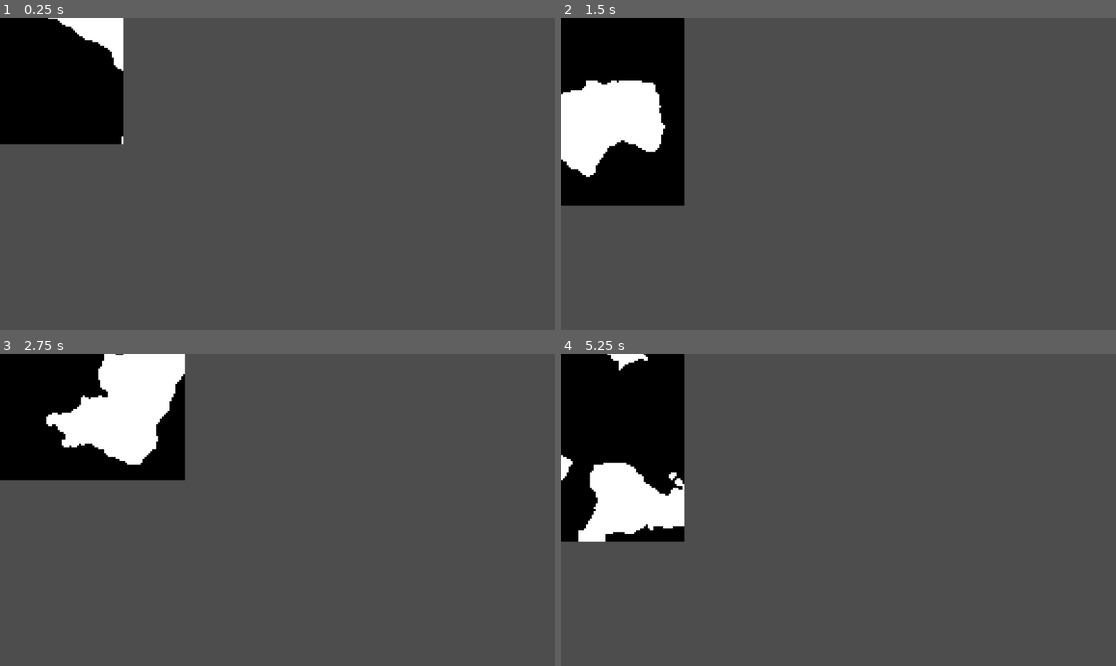
Above: before the commit, frames 1-4 (two rows, left to right).
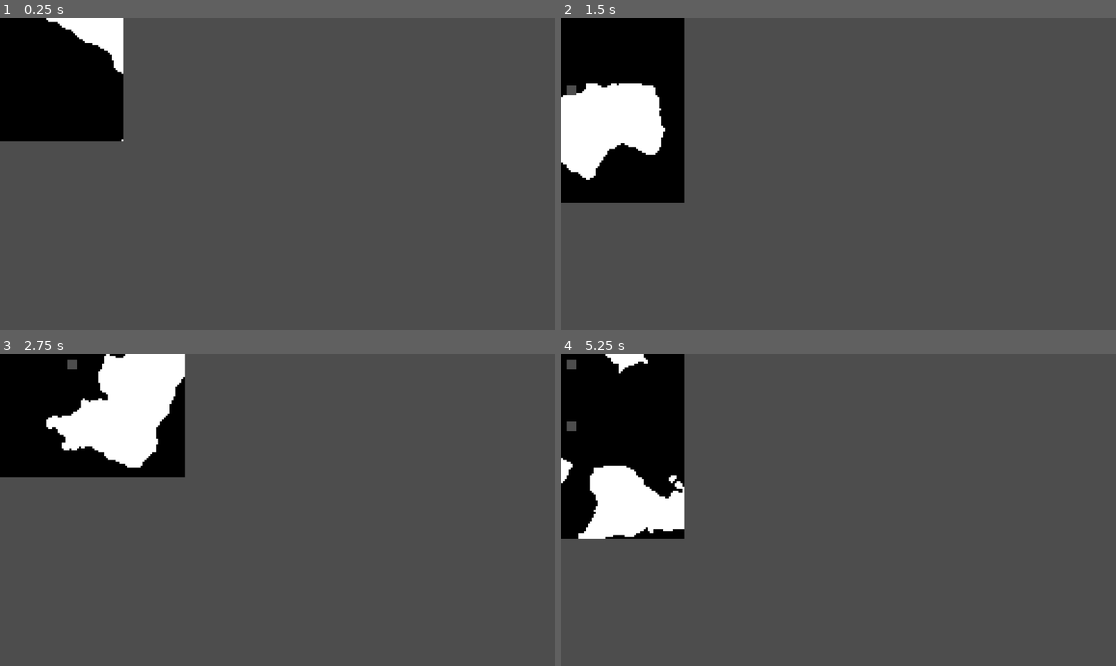
Above: after the commit, the same moments.

Repository: NikhilsaiT/Caved-In
Game: Godot game, scene res://src/world.tscn
The game is run twice, just before and just after one commit, with the same random seed, the same clock (stepped at 60 frames per second) and the same inputs.
Inputs:
- Up to frame 1 (0.25 s): no input
- Up to frame 2 (1.5 s): tap Enter at 0.5 s; hold Right (right) 0.53-1.28 s; hold E (edit_tile, bound only after the commit) 0.53-1.28 s; tap Tab (reset) at 1.25 s; hold Down (down) from 1.28 s (still down); tap E (edit_tile, bound only after the commit) at 1.35 s
- Up to frame 3 (2.75 s): tap Tab (reset) at 2 s; release Down (down) at 2.03 s; hold Right (right) from 2.03 s (still down); hold E (edit_tile, bound only after the commit) from 2.03 s (still down)
- Up to frame 4 (5.25 s): tap Tab (reset) at 2.75, 3.5, 4.25 s; release Right (right) at 2.78 s; release E (edit_tile, bound only after the commit) at 2.78 s; hold Up (up) 2.78-3.53 s; tap E (edit_tile, bound only after the commit) at 2.85, 4.35 s; hold E (edit_tile, bound only after the commit) 3.53-4.28 s; hold Left (left) 3.53-5.03 s; hold Down (down) from 5.03 s (still down); hold E (edit_tile, bound only after the commit) from 5.03 s (still down)

The runs differ from the first frame. In frame 1, 0.4% of the frame differs, in the area x 0-23%, y 0-41%; in frame 2, 0.7%; in frame 3, 0.9%, in the area x 0-34%, y 0-41%; in frame 4, 0.9%.

Commit message:
Tile Chunk Saving
Added a thing so that you can save tile chunk edits using dictionaries. E to edit tile.

Diff:
--- a/project.godot
+++ b/project.godot
@@ -42,3 +42,8 @@
 "events": [Object(InputEventKey,"resource_local_to_scene":false,"resource_name":"","device":-1,"window_id":0,"alt_press …(195 unchanged characters)…
 ]
 }
+edit_tile={
+"deadzone": 0.2,
+"events": [Object(InputEventKey,"resource_local_to_scene":false,"resource_name":"","device":-1,"window_id":0,"alt_pressed":false,"shift_pressed":false,"ctrl_pressed":false,"meta_pressed":false,"pressed":false,"keycode":0,"physical_keycode":69,"key_label":0,"unicode":101,"location":0,"echo":false,"script":null)
+]
+}
--- a/src/tile_map.gd
+++ b/src/tile_map.gd
@@ -3,19 +3,17 @@
 const CHUNK_SIZE := 32
 const VIEW_DISTANCE := 1
 
-
 var fnl := FastNoiseLite.new()
-
 
 var current_chunk := Vector2(0, 0)
 var loaded_chunks := {}
+var chunk_data := {}
 
 func _ready() -> void:
 	randomize()
 	fnl.seed = randi()
 	fnl.noise_type = FastNoiseLite.TYPE_SIMPLEX_SMOOTH
 	load_visible_chunks()
-
 
 func _input(event: InputEvent) -> void:
 	var moved := false
@@ -33,10 +31,23 @@
 		moved = true
 	elif event.is_action_pressed("reset"):
 		get_tree().reload_current_scene()
+	elif event.is_action_pressed("edit_tile"):
+		set_custom_tile(Vector2i(current_chunk.x * CHUNK_SIZE + 5, current_chunk.y * CHUNK_SIZE + 5), Vector2(200, 12))
 
 	if moved:
 		unload_far_chunks()
 		load_visible_chunks()
+
+func set_custom_tile(center_pos: Vector2i, tile_atlas_pos: Vector2 = Vector2(0, 0)):
+	var chunk_pos = Vector2(floor(center_pos.x / CHUNK_SIZE), floor(center_pos.y / CHUNK_SIZE))
+	if not chunk_data.has(chunk_pos):
+		chunk_data[chunk_pos] = {}
+
+	for dx in range(-2, 3):
+		for dy in range(-2, 3):
+			var pos = center_pos + Vector2i(dx, dy)
+			chunk_data[chunk_pos][pos] = tile_atlas_pos
+			set_cell(0, pos, 0, tile_atlas_pos)
 
 
 func generate_chunk(chunk_pos: Vector2):
@@ -47,19 +58,25 @@
 		for y in CHUNK_SIZE:
 			var world_x = int(chunk_pos.x * CHUNK_SIZE + x)
 			var world_y = int(chunk_pos.y * CHUNK_SIZE + y)
-			var noiseVal = fnl.get_noise_2d(world_x, world_y)
-			var tile = Vector2(61, 12) if noiseVal < 0.14 else Vector2(158, 12)
-			set_cell(0, Vector2i(world_x, world_y), 0, tile)
+			var world_pos = Vector2i(world_x, world_y)
+
+
+			var tile = null
+			if chunk_data.has(chunk_pos) and chunk_data[chunk_pos].has(world_pos):
+				tile = chunk_data[chunk_pos][world_pos]
+			else:
+				var noiseVal = fnl.get_noise_2d(world_x, world_y)
+				tile = Vector2(61, 12) if noiseVal < 0.14 else Vector2(158, 12)
+
+			set_cell(0, world_pos, 0, tile)
 
 	loaded_chunks[chunk_pos] = true
-
 
 func load_visible_chunks():
 	for dx in range(-VIEW_DISTANCE, VIEW_DISTANCE + 1):
 		for dy in range(-VIEW_DISTANCE, VIEW_DISTANCE + 1):
 			var chunk_pos = current_chunk + Vector2(dx, dy)
 			generate_chunk(chunk_pos)
-
 
 func unload_far_chunks():
 	var chunks_to_unload := []
--- a/src/world.tscn
+++ b/src/world.tscn
@@ -1,17 +1,305 @@
-[gd_scene load_steps=5 format=3 uid="uid://dbpa3qy5opwhf"]
+[gd_scene load_steps=7 format=3 uid="uid://dbpa3qy5opwhf"]
 
 [ext_resource type="Texture2D" uid="uid://cvjkg3jhlikep" path="res://black-and-white-1.webp" id="1_xlegt"]
 [ext_resource type="Script" uid="uid://dnjnv6ydcje85" path="res://src/tile_map.gd" id="2_0qwtu"]
+[ext_resource type="Texture2D" uid="uid://cegpr6fsl8m2r" path="res://pixil-frame-0_7.webp" id="2_t101k"]
 
 [sub_resource type="TileSetAtlasSource" id="TileSetAtlasSource_t101k"]
 texture = ExtResource("1_xlegt")
-texture_region_size = Vector2i(4, 16)
+texture_region_size = Vector2i(4, 4)
 61:12/0 = 0
 158:12/0 = 0
 
+[sub_resource type="TileSetAtlasSource" id="TileSetAtlasSource_36ipd"]
+texture = ExtResource("2_t101k")
+texture_region_size = Vector2i(8, 8)
+132:62/0 = 0
+10:10/size_in_atlas = Vector2i(10, 10)
+10:10/0 = 0
+10:10/0/terrain_set = 0
+10:10/0/terrain = 2
+0:0/size_in_atlas = Vector2i(10, 10)
+0:0/0 = 0
+0:0/0/terrain_set = 0
+0:0/0/terrain = 2
+0:0/0/terrains_peering_bit/right_side = 2
+0:0/0/terrains_peering_bit/bottom_side = 2
+0:10/size_in_atlas = Vector2i(10, 10)
+0:10/0 = 0
+0:10/0/terrain_set = 0
+0:10/0/terrain = 2
+0:10/0/terrains_peering_bit/bottom_side = 2
+0:10/0/terrains_peering_bit/top_side = 2
+0:20/size_in_atlas = Vector2i(10, 10)
+0:20/0 = 0
+0:20/0/terrain_set = 0
+0:20/0/terrain = 2
+0:20/0/terrains_peering_bit/right_side = 2
+0:20/0/terrains_peering_bit/top_side = 2
+10:20/size_in_atlas = Vector2i(10, 10)
+10:20/0 = 0
+10:20/0/terrain_set = 0
+10:20/0/terrain = 2
+10:20/0/terrains_peering_bit/right_side = 2
+10:20/0/terrains_peering_bit/left_side = 2
+10:0/size_in_atlas = Vector2i(10, 10)
+10:0/0 = 0
+10:0/0/terrain_set = 0
+10:0/0/terrain = 2
+10:0/0/terrains_peering_bit/right_side = 2
+10:0/0/terrains_peering_bit/left_side = 2
+20:0/size_in_atlas = Vector2i(10, 10)
+20:0/0 = 0
+20:0/0/terrain_set = 0
+20:0/0/terrain = 2
+20:0/0/terrains_peering_bit/bottom_side = 2
+20:0/0/terrains_peering_bit/left_side = 2
+20:10/size_in_atlas = Vector2i(10, 10)
+20:10/0 = 0
+20:10/0/terrain_set = 0
+20:10/0/terrain = 2
+20:10/0/terrains_peering_bit/bottom_side = 2
+20:10/0/terrains_peering_bit/top_side = 2
+20:20/size_in_atlas = Vector2i(10, 10)
+20:20/0 = 0
+20:20/0/terrain_set = 0
+20:20/0/terrain = 2
+20:20/0/terrains_peering_bit/left_side = 2
+20:20/0/terrains_peering_bit/top_side = 2
+0:30/size_in_atlas = Vector2i(10, 10)
+0:30/0 = 0
+0:30/0/terrain_set = 0
+0:30/0/terrain = 2
+0:30/0/terrains_peering_bit/right_side = 2
+10:30/size_in_atlas = Vector2i(10, 10)
+10:30/0 = 0
+10:30/0/terrain_set = 0
+10:30/0/terrain = 2
+10:30/0/terrains_peering_bit/right_side = 2
+10:30/0/terrains_peering_bit/left_side = 2
+20:30/size_in_atlas = Vector2i(10, 10)
+20:30/0 = 0
+20:30/0/terrain_set = 0
+20:30/0/terrain = 2
+20:30/0/terrains_peering_bit/left_side = 2
+50:50/size_in_atlas = Vector2i(10, 10)
+50:50/0 = 0
+50:50/0/terrain_set = 0
+50:50/0/terrain = 1
+40:60/size_in_atlas = Vector2i(10, 10)
+40:60/0 = 0
+40:60/0/terrain_set = 0
+40:60/0/terrain = 0
+60:60/size_in_atlas = Vector2i(10, 10)
+60:60/0 = 0
+60:60/0/terrain_set = 0
+60:60/0/terrain = 0
+50:60/size_in_atlas = Vector2i(10, 10)
+50:60/0 = 0
+40:50/size_in_atlas = Vector2i(10, 10)
+40:50/0 = 0
+60:50/size_in_atlas = Vector2i(10, 10)
+60:50/0 = 0
+40:40/size_in_atlas = Vector2i(10, 10)
+40:40/0 = 0
+50:40/size_in_atlas = Vector2i(10, 10)
+50:40/0 = 0
+60:40/size_in_atlas = Vector2i(10, 10)
+60:40/0 = 0
+30:40/size_in_atlas = Vector2i(10, 10)
+30:40/0 = 0
+30:40/0/terrain_set = 0
+30:40/0/terrain = 2
+30:40/0/terrains_peering_bit/bottom_side = 2
+30:50/size_in_atlas = Vector2i(10, 10)
+30:50/0 = 0
+30:50/0/terrain_set = 0
+30:50/0/terrain = 2
+30:50/0/terrains_peering_bit/bottom_side = 2
+30:50/0/terrains_peering_bit/top_side = 2
+30:60/size_in_atlas = Vector2i(10, 10)
+30:60/0 = 0
+30:60/0/terrain_set = 0
+30:60/0/terrain = 2
+30:60/0/terrains_peering_bit/top_side = 2
+20:40/size_in_atlas = Vector2i(10, 10)
+20:40/0 = 0
+20:50/size_in_atlas = Vector2i(10, 10)
+20:50/0 = 0
+20:60/size_in_atlas = Vector2i(10, 10)
+20:60/0 = 0
+10:40/size_in_atlas = Vector2i(10, 10)
+10:40/0 = 0
+10:50/size_in_atlas = Vector2i(10, 10)
+10:50/0 = 0
+10:60/size_in_atlas = Vector2i(10, 10)
+10:60/0 = 0
+0:60/size_in_atlas = Vector2i(10, 10)
+0:60/0 = 0
+0:50/size_in_atlas = Vector2i(10, 10)
+0:50/0 = 0
+0:40/size_in_atlas = Vector2i(10, 10)
+0:40/0 = 0
+40:30/size_in_atlas = Vector2i(10, 10)
+40:30/0 = 0
+40:30/0/terrain_set = 0
+40:30/0/terrain = 2
+40:30/0/terrains_peering_bit/right_side = 2
+40:30/0/terrains_peering_bit/left_side = 2
+40:30/0/terrains_peering_bit/top_left_corner = 2
+40:30/0/terrains_peering_bit/top_side = 2
+40:30/0/terrains_peering_bit/top_right_corner = 2
+50:30/size_in_atlas = Vector2i(10, 10)
+50:30/0 = 0
+50:30/0/terrain_set = 0
+50:30/0/terrain = 2
+50:30/0/terrains_peering_bit/right_side = 2
+50:30/0/terrains_peering_bit/left_side = 2
+50:30/0/terrains_peering_bit/top_left_corner = 2
+50:30/0/terrains_peering_bit/top_side = 2
+50:30/0/terrains_peering_bit/top_right_corner = 2
+60:30/size_in_atlas = Vector2i(10, 10)
+60:30/0 = 0
+60:30/0/terrain_set = 0
+60:30/0/terrain = 2
+60:30/0/terrains_peering_bit/left_side = 2
+60:30/0/terrains_peering_bit/top_left_corner = 2
+60:30/0/terrains_peering_bit/top_side = 2
+30:20/size_in_atlas = Vector2i(10, 10)
+30:20/0 = 0
+30:20/0/terrain_set = 0
+30:20/0/terrain = 2
+30:20/0/terrains_peering_bit/right_side = 2
+30:20/0/terrains_peering_bit/bottom_right_corner = 2
+30:20/0/terrains_peering_bit/bottom_side = 2
+30:20/0/terrains_peering_bit/top_side = 2
+30:20/0/terrains_peering_bit/top_right_corner = 2
+40:20/size_in_atlas = Vector2i(10, 10)
+40:20/0 = 0
+40:20/0/terrain_set = 0
+40:20/0/terrain = 2
+40:20/0/terrains_peering_bit/right_side = 2
+40:20/0/terrains_peering_bit/bottom_right_corner = 2
+40:20/0/terrains_peering_bit/bottom_side = 2
+40:20/0/terrains_peering_bit/bottom_left_corner = 2
+40:20/0/terrains_peering_bit/left_side = 2
+40:20/0/terrains_peering_bit/top_left_corner = 2
+40:20/0/terrains_peering_bit/top_side = 2
+40:20/0/terrains_peering_bit/top_right_corner = 2
+50:20/size_in_atlas = Vector2i(10, 10)
+50:20/0 = 0
+50:20/0/terrain_set = 0
+50:20/0/terrain = 2
+50:20/0/terrains_peering_bit/right_side = 2
+50:20/0/terrains_peering_bit/bottom_right_corner = 2
+50:20/0/terrains_peering_bit/bottom_side = 2
+50:20/0/terrains_peering_bit/bottom_left_corner = 2
+50:20/0/terrains_peering_bit/left_side = 2
+50:20/0/terrains_peering_bit/top_left_corner = 2
+50:20/0/terrains_peering_bit/top_side = 2
+50:20/0/terrains_peering_bit/top_right_corner = 2
+60:20/size_in_atlas = Vector2i(10, 10)
+60:20/0 = 0
+60:20/0/terrain_set = 0
+60:20/0/terrain = 2
+60:20/0/terrains_peering_bit/bottom_side = 2
+60:20/0/terrains_peering_bit/bottom_left_corner = 2
+60:20/0/terrains_peering_bit/left_side = 2
+60:20/0/terrains_peering_bit/top_left_corner = 2
+60:20/0/terrains_peering_bit/top_side = 2
+30:10/size_in_atlas = Vector2i(10, 10)
+30:10/0 = 0
+30:10/0/terrain_set = 0
+30:10/0/terrain = 2
+30:10/0/terrains_peering_bit/right_side = 2
+30:10/0/terrains_peering_bit/bottom_right_corner = 2
+30:10/0/terrains_peering_bit/bottom_side = 2
+30:10/0/terrains_peering_bit/top_side = 2
+30:10/0/terrains_peering_bit/top_right_corner = 2
+40:10/size_in_atlas = Vector2i(10, 10)
+40:10/0 = 0
+40:10/0/terrain_set = 0
+40:10/0/terrain = 2
+40:10/0/terrains_peering_bit/right_side = 2
+40:10/0/terrains_peering_bit/bottom_right_corner = 2
+40:10/0/terrains_peering_bit/bottom_side = 2
+40:10/0/terrains_peering_bit/bottom_left_corner = 2
+40:10/0/terrains_peering_bit/left_side = 2
+40:10/0/terrains_peering_bit/top_left_corner = 2
+40:10/0/terrains_peering_bit/top_side = 2
+40:10/0/terrains_peering_bit/top_right_corner = 2
+50:10/size_in_atlas = Vector2i(10, 10)
+50:10/0 = 0
+50:10/0/terrain_set = 0
+50:10/0/terrain = 2
+50:10/0/terrains_peering_bit/right_side = 2
+50:10/0/terrains_peering_bit/bottom_right_corner = 2
+50:10/0/terrains_peering_bit/bottom_side = 2
+50:10/0/terrains_peering_bit/bottom_left_corner = 2
+50:10/0/terrains_peering_bit/left_side = 2
+50:10/0/terrains_peering_bit/top_left_corner = 2
+50:10/0/terrains_peering_bit/top_side = 2
+50:10/0/terrains_peering_bit/top_right_corner = 2
+60:10/size_in_atlas = Vector2i(10, 10)
+60:10/0 = 0
+60:10/0/terrain_set = 0
+60:10/0/terrain = 2
+60:10/0/terrains_peering_bit/bottom_side = 2
+60:10/0/terrains_peering_bit/bottom_left_corner = 2
+60:10/0/terrains_peering_bit/left_side = 2
+60:10/0/terrains_peering_bit/top_left_corner = 2
+60:10/0/terrains_peering_bit/top_side = 2
+30:0/size_in_atlas = Vector2i(10, 10)
+30:0/0 = 0
+30:0/0/terrain_set = 0
+30:0/0/terrain = 2
+30:0/0/terrains_peering_bit/right_side = 2
+30:0/0/terrains_peering_bit/bottom_right_corner = 2
+30:0/0/terrains_peering_bit/bottom_side = 2
+40:0/size_in_atlas = Vector2i(10, 10)
+40:0/0 = 0
+40:0/0/terrain_set = 0
+40:0/0/terrain = 2
+40:0/0/terrains_peering_bit/right_side = 2
+40:0/0/terrains_peering_bit/bottom_right_corner = 2
+40:0/0/terrains_peering_bit/bottom_side = 2
+40:0/0/terrains_peering_bit/bottom_left_corner = 2
+40:0/0/terrains_peering_bit/left_side = 2
+50:0/size_in_atlas = Vector2i(10, 10)
+50:0/0 = 0
+50:0/0/terrain_set = 0
+50:0/0/terrain = 2
+50:0/0/terrains_peering_bit/right_side = 2
+50:0/0/terrains_peering_bit/bottom_right_corner = 2
+50:0/0/terrains_peering_bit/bottom_side = 2
+50:0/0/terrains_peering_bit/bottom_left_corner = 2
+50:0/0/terrains_peering_bit/left_side = 2
+60:0/size_in_atlas = Vector2i(10, 10)
+60:0/0 = 0
+60:0/0/terrain_set = 0
+60:0/0/terrain = 2
+60:0/0/terrains_peering_bit/bottom_side = 2
+60:0/0/terrains_peering_bit/bottom_left_corner = 2
+60:0/0/terrains_peering_bit/left_side = 2
+30:30/size_in_atlas = Vector2i(10, 10)
+30:30/0 = 0
+30:30/0/terrain_set = 0
+30:30/0/terrain = 2
+30:30/0/terrains_peering_bit/right_side = 2
+30:30/0/terrains_peering_bit/top_side = 2
+30:30/0/terrains_peering_bit/top_right_corner = 2
+
 [sub_resource type="TileSet" id="TileSet_36ipd"]
 tile_size = Vector2i(4, 4)
+terrain_set_0/mode = 0
+terrain_set_0/terrain_0/name = "Floor"
+terrain_set_0/terrain_0/color = Color(0.5, 0.34375, 0.25, 1)
+terrain_set_0/terrain_1/name = "Walls"
+terrain_set_0/terrain_1/color = Color(0.5, 0.4375, 0.25, 1)
+terrain_set_0/terrain_2/name = "Filling"
+terrain_set_0/terrain_2/color = Color(0.46875, 0.5, 0.25, 1)
 sources/0 = SubResource("TileSetAtlasSource_t101k")
+sources/1 = SubResource("TileSetAtlasSource_36ipd")
 
 [node name="world" type="Node2D"]
 
Binary file added: pixil-frame-0_7.webp
Not shown, added: pixil-frame-0_7.webp.import
